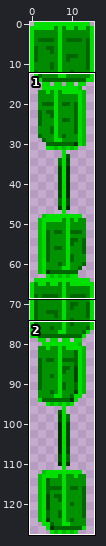
Two states of a sprite sheet, images/greenkey.png. The picture above shows the old version from afar; the outline marks the close-up.
Close-up. Before:
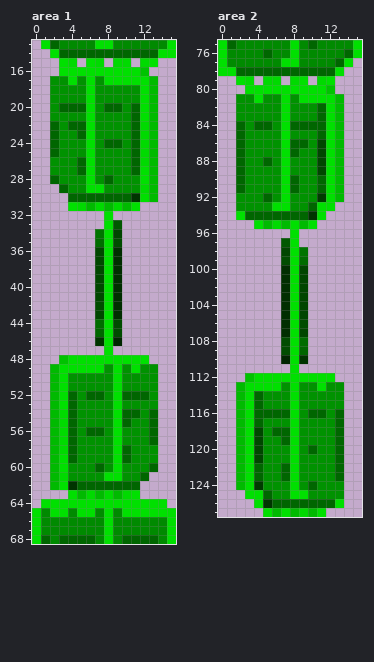
The file is 64x512 pixels, drawn in blocks of 4x4; one block is one cell here. Colours within 5 levels of each other are drawn and written as one. Shown: area 1: x 0..15, y 13..68; area 2: x 0..15, y 75..127.
Now the later version:
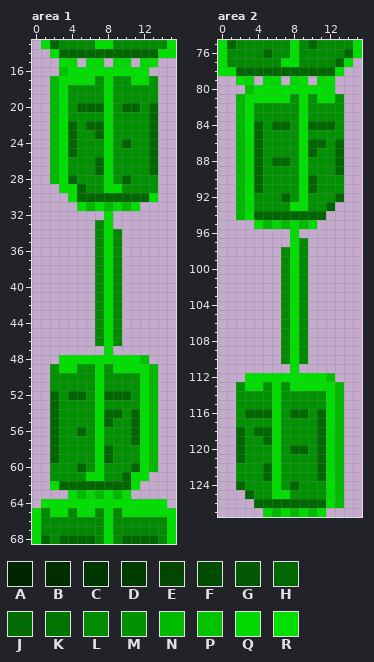
Palette (. is transparent): A #002600  B #002e00  C #003400  D #003c00  E #004600  F #004c00  G #005800  H #006600  J #006c00  K #007400  L #008a00  M #009200  N #00ba00  P #00c300  Q #00da00  R #00e000
Change:
Changed rows in their new state; - is an unchanged pixel.
Area 1:
first column x 2:
16 -P--------R-
17 NR-R---MM--M
18 NR--M-R---MM
19 NR--M-R---MM
20 NRM-HHRMH-MH
21 NR--M-R--MMH
22 NR-MHHR--MMH
23 NRHMMHR--MMH
24 NRH-M-RMHMMH
25 NRH-M-R--MMH
26 NR-MMHR--MMH
27 NR-MMHR--MMH
28 NRH-M-R-H-MM
29 -RRHMMRR--MM
30 --R------HHR
31 --.R-R------
33 -----L-.----
34 -----L-L----
35 -----L-L----
36 -----L-L----
37 -----L-L----
38 -----L-L----
39 -----L-L----
40 -----L-L----
41 -----L-L----
42 -----L-L----
43 -----L-L----
44 -----L-L----
45 -----L-L----
46 -----L-L----
48 -R--------P-
49 M--MM---R-RN
50 MM---R-M--RN
51 MM---R-M--RN
52 HM-HMRHH-MRN
53 HMM--R-M--RN
54 HMM--RHHM-RN
55 HMM--RHMMHRN
56 HMMHMR-M-HRN
57 HMM--R-M-HRN
58 HMM--RHMM-RN
59 HMM--RHMM-RN
60 MM-H-R-M-HRN
61 MM--RRMMHRR-
62 RHH------R--
63 ------R-R.--
Area 2:
first column x 2:
 80 -P--------R-
 81 NR-RR---M--M
 82 NR---M-R-MMM
 83 NR---M-R-MMM
 84 NR-MHHMR--HM
 85 NRH--M-R-MMM
 86 NQH--MMRHHMH
 87 NQH--MMRHMMH
 88 NQHMHH-R-MMH
 89 NQH--M-R-MMH
 90 NQH--MMRHMMM
 91 NRH--MMRHMMM
 92 NR-M-H-R-MMH
 93 NQ--MMRRMMH-
 94 NR------HH--
 95 ------Q-Q---
 97 -----.-L----
 98 -----L-L----
 99 -----L-L----
100 -----L-L----
101 -----L-L----
102 -----L-L----
103 -----L-L----
104 -----L-L----
105 -----L-L----
106 -----L-L----
107 -----L-L----
108 -----L-L----
109 -----L-L----
110 -----L-L----
112 -R--------P-
113 M--M---RR-RN
114 MMM-R-M---RN
115 MMM-R-M---RN
116 MH--RMHHM-RN
117 MMM-R-M--HRN
118 HMHHRMM--HQN
119 HMMHRMM--HQN
120 HMM-R-HHMHQN
121 HMM-R-M--HQN
122 MMMHRMM--HQN
123 MMMHRMM--HRN
124 HMM-R-H-M-RN
125 -HMMRRMM--QN
126 --HH------RN
127 ---Q-Q------
